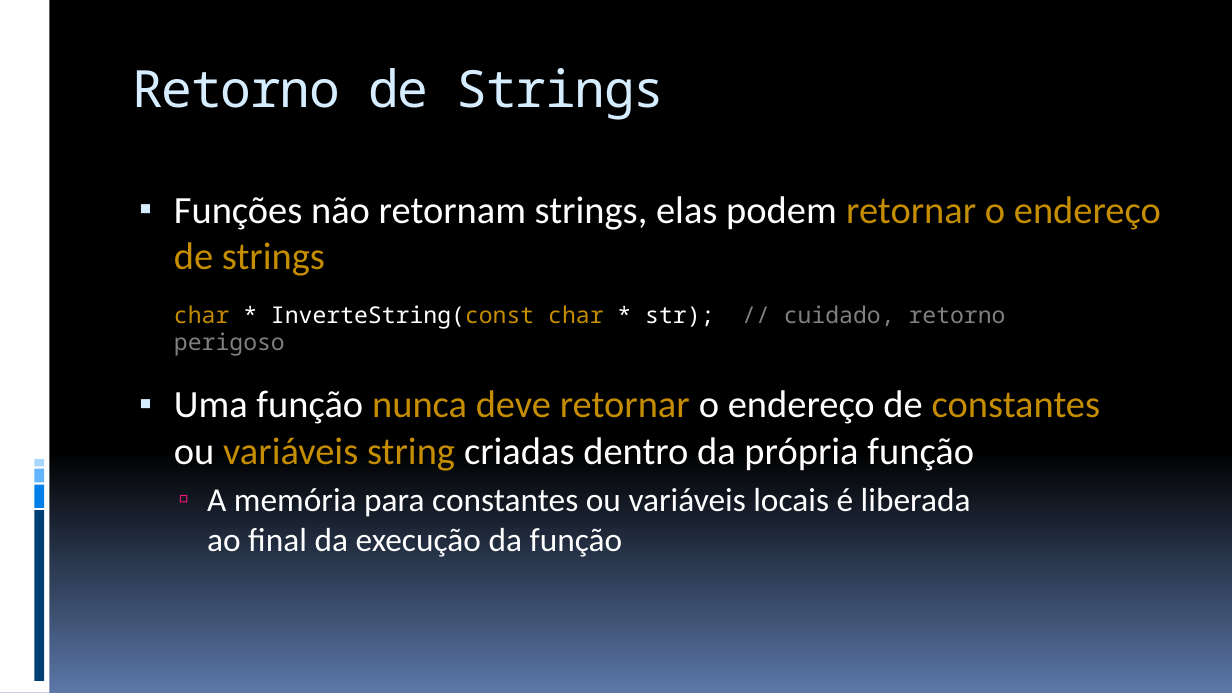
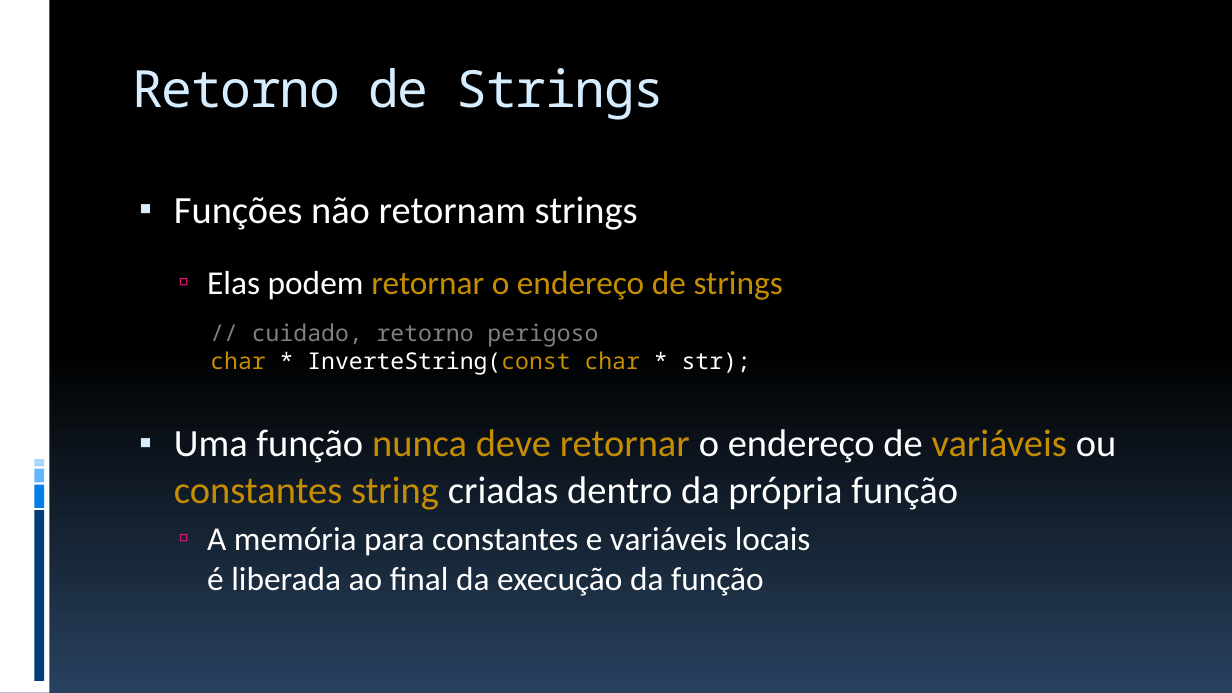
Before and after one commit to JudsonSS/ProgComp, a slide deck: slide 11 of Slides/26. Funções com Strings e Registros.pptx. Drawn at 1232x693 pixels with LibreOffice and Linux fonts; fonts in the diff are those of the drawing. Boxes give left, top, right and bottom in pixels: in the first picture for what was removed or moved away, otherwise in the second. Text is boxed around its words. In the diff, an @@ line names an element or a change of style, - is before the commit and + after.

```diff
--- a/Slides/26. Funções com Strings e Registros.pptx
+++ b/Slides/26. Funções com Strings e Registros.pptx
@@ background gradient #000000 to #5B77A8 to gradient #000000 to #28415E @@
@@ text at box(174, 196, 1116, 596): text changed @@
-▪ Funções não retornam strings, elas podem retornar o endereço de strings
-▪ Uma função nunca deve retornar o endereço de constantes
-  ou variáveis string criadas dentro da própria função
-  ▫ A memória para constantes ou variáveis locais é liberada
-    ao final da execução da função
+▪ Funções não retornam strings
+  ▫ Elas podem retornar o endereço de strings
+▪ Uma função nunca deve retornar o endereço de variáveis ou constantes string criadas dentro da própria função
+  ▫ A memória para constantes e variáveis locais
+    é liberada ao final da execução da função
@@ text at box(210, 323, 751, 375): text changed @@
-char * InverteString(const char * str); // cuidado, retorno perigoso
+// cuidado, retorno perigoso
+char * InverteString(const char * str);
```
Also in this commit, not shown: 31 other slides changed, 9 other files.
